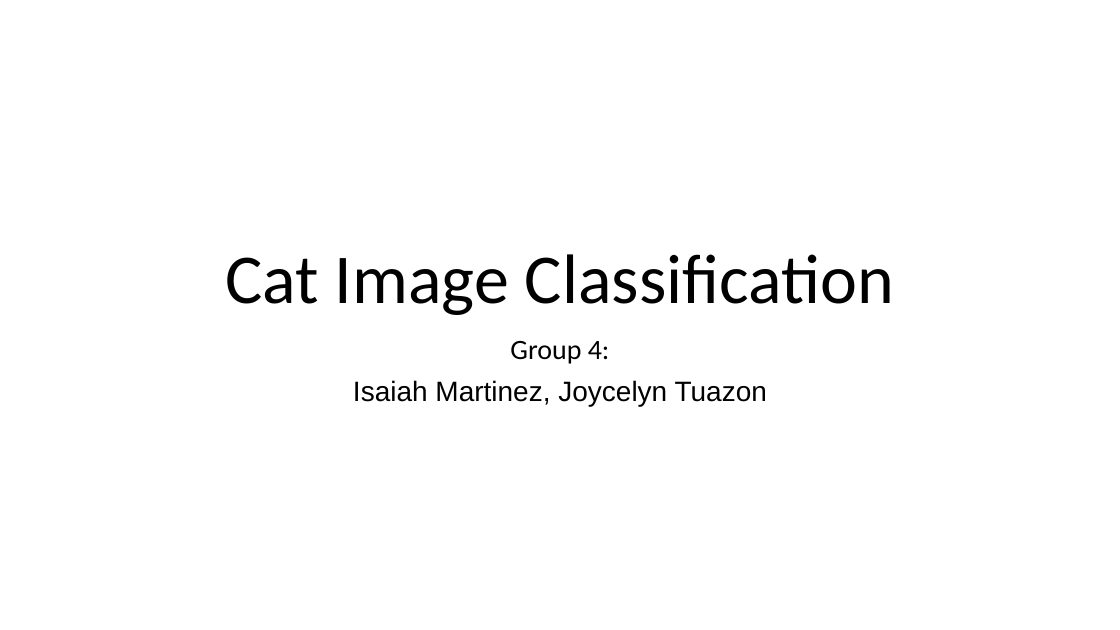
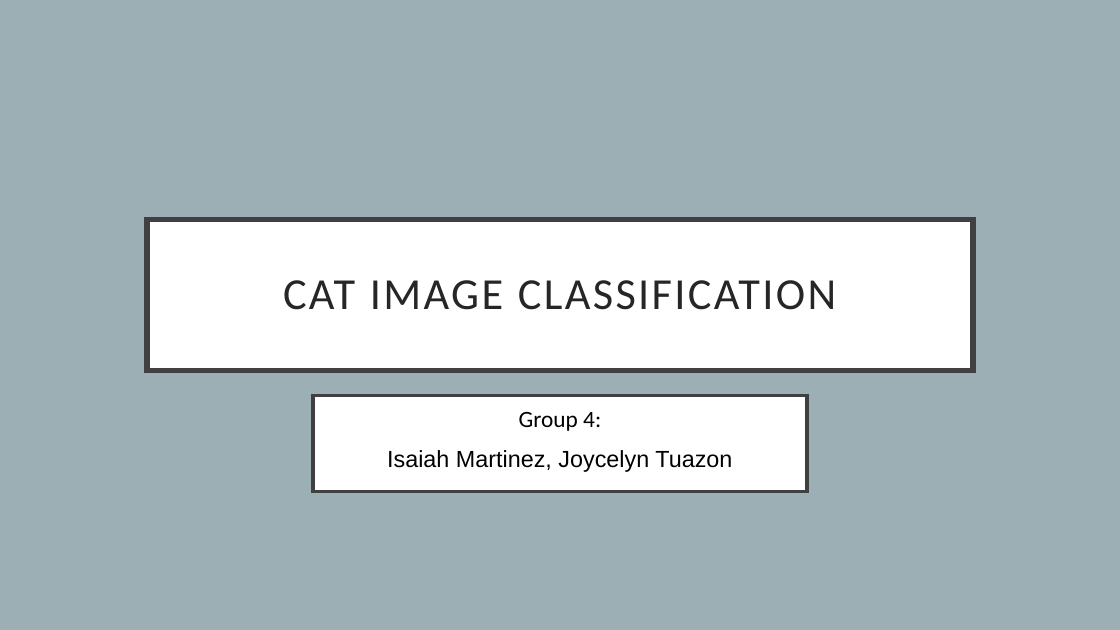
Before and after one commit to EZRA-DVLPR/MachineLearning-Comp542, a slide deck: slide 1 of group_proj/presentations/projPres1.pptx. Drawn at 1120x630 pixels with LibreOffice and Linux fonts; fonts in the diff are those of the drawing. Boxes give left, top, right and bottom in pixels: in the first picture for what was removed or moved away, otherwise in the second. Text is boxed around its words. In the diff, an @@ line names an element or a change of style, - is before the commit and + after.

```diff
--- a/group_proj/presentations/projPres1.pptx
+++ b/group_proj/presentations/projPres1.pptx
@@ background #FFFFFF to #9BAFB5 @@
@@ title "CAT IMAGE CLASSIFICATION": place and size @@
-title "CAT IMAGE CLASSIFICATION" at <box>226,254,894,315</box>
+title "CAT IMAGE CLASSIFICATION" at <box>147,219,973,371</box>
@@ title "CAT IMAGE CLASSIFICATION" at <box>147,219,973,371</box>: vertical alignment bottom to middle; fill none to #FFFFFF; outline none to #404040 4.5 pt @@
@@ title at <box>283,280,836,310</box>: text changed; size 60 to 38 pt; text colour #000000 to #262626 @@
-Cat Image Classification
+CAT IMAGE CLASSIFICATION
@@ subtitle "Group 4:": place and size @@
-subtitle "Group 4:" at <box>353,341,767,406</box>
+subtitle "Group 4:" at <box>387,412,732,472</box>
@@ subtitle "Group 4:" at <box>387,412,732,472</box>: size 24 to 20 pt; line spacing 0.9 to 1 @@
@@ rectangle added at <box>313,396,807,492</box>, fill #FFFFFF, outline #404040 3 pt @@
```
Also in this commit, not shown: 6 other slides changed, 3 other files.
